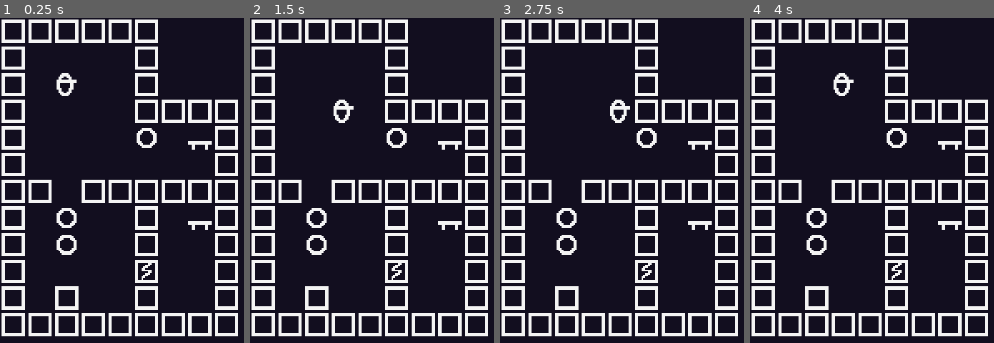
Above: before the commit, frames 1-4 (left to right).
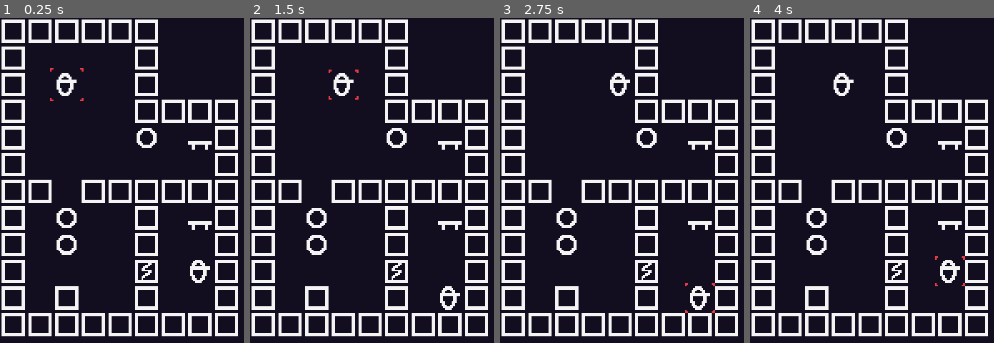
Above: after the commit, the same moments.

Repository: jletellier/olesa
Game: Godot game, scene res://maps/map_a_001.tscn
Same seed, same stepped clock (60 frames per second), same inputs: the game is played once before the commit and once after it. The project has no main scene, so this scene is started directly.
Inputs:
- Up to frame 1 (0.25 s): no input
- Up to frame 2 (1.5 s): tap Enter at 0.5 s; hold Right (game_right) 0.53-1.28 s; hold Tab (ui_focus_next) 0.53-1.28 s; tap Space at 1.25 s; hold Down (game_down) from 1.28 s (still down); tap Tab (ui_focus_next) at 1.35 s
- Up to frame 3 (2.75 s): tap Enter at 2 s; release Down (game_down) at 2.03 s; hold Right (game_right) from 2.03 s (still down); hold Tab (ui_focus_next) from 2.03 s (still down)
- Up to frame 4 (4 s): tap Space at 2.75 s; release Right (game_right) at 2.78 s; release Tab (ui_focus_next) at 2.78 s; hold Up (game_up) 2.78-3.53 s; tap Tab (ui_focus_next) at 2.85 s; tap Enter at 3.5 s; hold Left (game_left) from 3.53 s (still down); hold Tab (ui_focus_next) from 3.53 s (still down)

The runs differ from the first frame. In frame 1, 0.4% of the frame differs, in the area x 20-87%, y 15-82%; in frame 2, 1.1%, in the area x 31-87%, y 15-90%; in frame 3, 1.0%; in frame 4, 0.4%.

Commit message:
Add entity selection and hint animation

Diff:
--- a/maps/map.gd
+++ b/maps/map.gd
@@ -11,9 +11,12 @@
 const TILE_DOOR := Vector2i(6, 0)
 const TILE_TOOL := Vector2i(7, 0)
 
-var _current_player_pos := Vector2i(-1, -1)
+const EntitySelect := preload("res://ui/hints/entity_select.gd")
+
+var _selected_entity_pos := Vector2i.MIN
 
 @onready var _block_layer := $"BlockLayer" as TileMapLayer
+@onready var _hint_entity_select := $HintEntitySelect as EntitySelect
 
 
 func _ready() -> void:
@@ -21,14 +24,17 @@
 
 
 func _input(event: InputEvent) -> void:
+	if event.is_action_pressed("ui_focus_next"):
+		select_next_player()
+
 	if event.is_action_pressed("game_right"):
-		move_current_player(Vector2i.RIGHT)
+		move_selected_entity(Vector2i.RIGHT)
 	elif event.is_action_pressed("game_down"):
-		move_current_player(Vector2i.DOWN)
+		move_selected_entity(Vector2i.DOWN)
 	elif event.is_action_pressed("game_left"):
-		move_current_player(Vector2i.LEFT)
+		move_selected_entity(Vector2i.LEFT)
 	elif event.is_action_pressed("game_up"):
-		move_current_player(Vector2i.UP)
+		move_selected_entity(Vector2i.UP)
 
 
 func _simulate_physics(current_pos: Vector2i, target_pos: Vector2i) -> bool:
@@ -61,30 +67,47 @@
 	return false
 
 
+func update_hints(animate := false) -> void:
+	if _selected_entity_pos == Vector2i.MIN:
+		_hint_entity_select.visible = false
+		return
+
+	_hint_entity_select.visible = true
+	_hint_entity_select.position = _block_layer.map_to_local(_selected_entity_pos)
+	if animate:
+		_hint_entity_select.animate()
+
+
 func select_next_player() -> void:
 	var used_cells := _block_layer.get_used_cells_by_id(0, TILE_PLAYER)
 	for used_cell in used_cells:
-		if used_cell != _current_player_pos:
-			_current_player_pos = used_cell
+		if used_cell != _selected_entity_pos:
+			_selected_entity_pos = used_cell
 			break
 
+	update_hints(true)
 
-func move_current_player(dir: Vector2i) -> void:
-	if _current_player_pos == Vector2i(-1, -1):
+
+func move_selected_entity(dir: Vector2i) -> void:
+	if _selected_entity_pos == Vector2i.MIN:
 		return
 
-	var current_pos := _current_player_pos
-	var target_pos := _current_player_pos + dir
+	var current_pos := _selected_entity_pos
+	var target_pos := _selected_entity_pos + dir
 
 	if _simulate_physics(current_pos, target_pos):
 		move_cell(current_pos, target_pos)
-		_current_player_pos = target_pos
 
 
 func move_cell(current_pos: Vector2i, target_pos: Vector2i) -> void:
 	var current_cell := get_cell(current_pos)
+
 	set_cell(current_pos, TILE_EMPTY)
 	set_cell(target_pos, current_cell)
+
+	if current_pos == _selected_entity_pos:
+		_selected_entity_pos = target_pos
+		update_hints()
 
 
 func get_cell(pos: Vector2i) -> Vector2i:
--- a/maps/map_a_001.tscn
+++ b/maps/map_a_001.tscn
@@ -1,11 +1,15 @@
-[gd_scene load_steps=3 format=4 uid="uid://da6m7u64kxig3"]
+[gd_scene load_steps=4 format=4 uid="uid://da6m7u64kxig3"]
 
 [ext_resource type="TileSet" uid="uid://bsgva7b0q7hcr" path="res://maps/block_tileset.tres" id="1_lv4lc"]
 [ext_resource type="Script" path="res://maps/map.gd" id="1_om2nt"]
+[ext_resource type="PackedScene" uid="uid://mky2e0ubjms7" path="res://ui/hints/entity_select.tscn" id="3_yn3tt"]
 
 [node name="MapA001" type="Node2D"]
 script = ExtResource("1_om2nt")
 
 [node name="BlockLayer" type="TileMapLayer" parent="."]
-tile_map_data = PackedByteArray("AAAAAAAAAAAAAAAAAAAAAAEAAAA …(816 unchanged characters)… AAAAAAAAEAAsAAAAAAAAAAAACAAoAAAAAAAAAAAA=")
+tile_map_data = PackedByteArray("AAAAAAAAAAAAAAAAAAAAAAEAAAA …(816 unchanged characters)… AAAAAAAAEAAsAAAAAAAAAAAACAAoAAAAAAAAAAAAHAAkAAAABAAAAAAA=")
 tile_set = ExtResource("1_lv4lc")
+
+[node name="HintEntitySelect" parent="." instance=ExtResource("3_yn3tt")]
+visible = false
--- /dev/null
+++ b/ui/hints/entity_select.gd
@@ -0,0 +1,9 @@
+extends Node2D
+
+
+@onready var _animated_sprite := $"AnimatedSprite2D" as AnimatedSprite2D
+
+
+func animate() -> void:
+	_animated_sprite.frame = 0
+	_animated_sprite.play()
--- /dev/null
+++ b/ui/hints/entity_select.tscn
@@ -0,0 +1,55 @@
+[gd_scene load_steps=9 format=3 uid="uid://mky2e0ubjms7"]
+
+[ext_resource type="Texture2D" uid="uid://1lx548tjhqdu" path="res://assets/hint_animations.png" id="1_cg1au"]
+[ext_resource type="Script" path="res://ui/hints/entity_select.gd" id="1_e87kr"]
+
+[sub_resource type="AtlasTexture" id="AtlasTexture_vlss6"]
+atlas = ExtResource("1_cg1au")
+region = Rect2(0, 0, 48, 48)
+
+[sub_resource type="AtlasTexture" id="AtlasTexture_j8h75"]
+atlas = ExtResource("1_cg1au")
+region = Rect2(48, 0, 48, 48)
+
+[sub_resource type="AtlasTexture" id="AtlasTexture_8yvq0"]
+atlas = ExtResource("1_cg1au")
+region = Rect2(96, 0, 48, 48)
+
+[sub_resource type="AtlasTexture" id="AtlasTexture_ncliw"]
+atlas = ExtResource("1_cg1au")
+region = Rect2(144, 0, 48, 48)
+
+[sub_resource type="AtlasTexture" id="AtlasTexture_gyqy7"]
+atlas = ExtResource("1_cg1au")
+region = Rect2(192, 0, 48, 48)
+
+[sub_resource type="SpriteFrames" id="SpriteFrames_dq3qi"]
+animations = [{
+"frames": [{
+"duration": 1.0,
+"texture": SubResource("AtlasTexture_vlss6")
+}, {
+"duration": 1.0,
+"texture": SubResource("AtlasTexture_j8h75")
+}, {
+"duration": 1.0,
+"texture": SubResource("AtlasTexture_8yvq0")
+}, {
+"duration": 1.0,
+"texture": SubResource("AtlasTexture_ncliw")
+}, {
+"duration": 1.0,
+"texture": SubResource("AtlasTexture_gyqy7")
+}],
+"loop": false,
+"name": &"default",
+"speed": 10.0
+}]
+
+[node name="EntitySelect" type="Node2D"]
+script = ExtResource("1_e87kr")
+
+[node name="AnimatedSprite2D" type="AnimatedSprite2D" parent="."]
+sprite_frames = SubResource("SpriteFrames_dq3qi")
+frame = 4
+frame_progress = 1.0
Binary file added: assets/hint_animations.png
Not shown, added: assets/hint_animations.png.import
